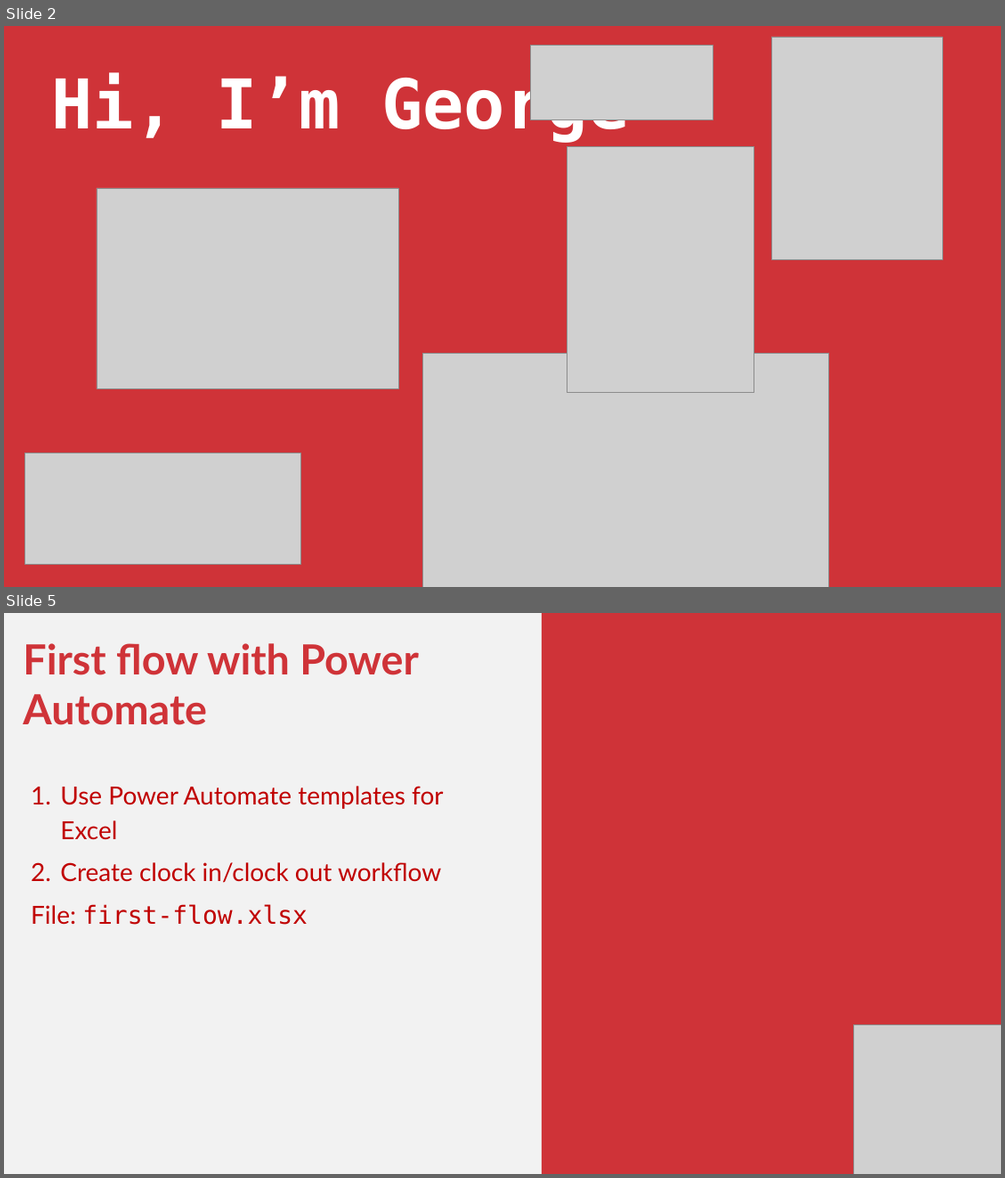
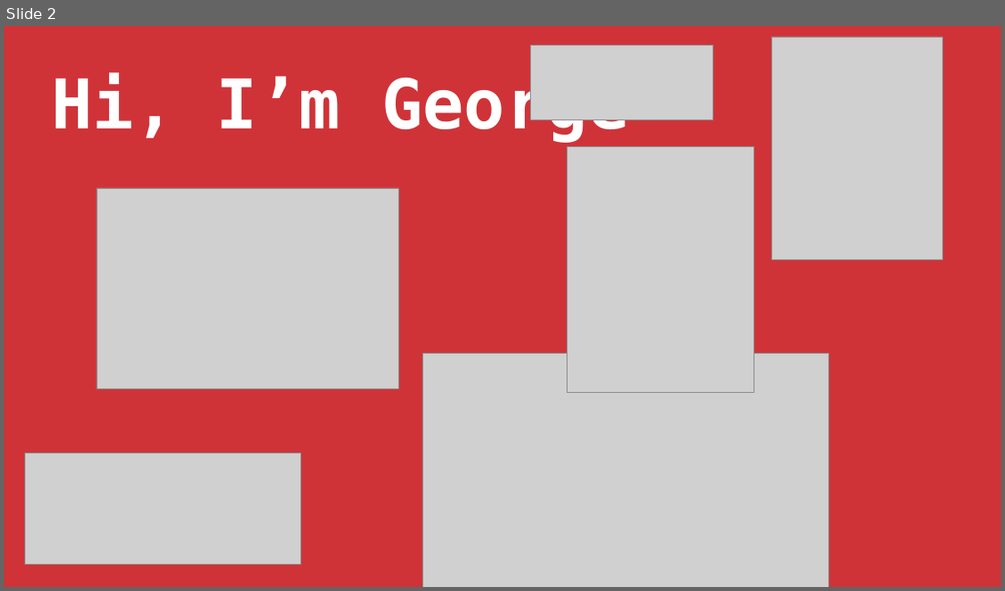
Before and after one commit to stringfestdata/profitable-ai-copilot-excel, a slide deck: intro-copilot-excel-stringfest.pptx. Shown one above the other, each under a label of ours: slides 2 and 5 before the commit, slide 2 after it; the slides between them are not shown. The pictures are 1005x1178 and 1005x591 pixels, drawn with LibreOffice and Linux fonts; fonts in the diff are those of the drawing; grey boxes stand for pictures. Boxes give left, top, right and bottom in pixels: in the first picture for what was removed or moved away, otherwise in the second. Text is boxed around its words. In the diff, an @@ line names an element or a change of style, - is before the commit and + after.

```diff
--- a/intro-copilot-excel-stringfest.pptx
+++ b/intro-copilot-excel-stringfest.pptx
@@ slide 5 removed at [4, 613, 1001, 1174], background #F2F2F2 @@
@@ rectangle removed at [542, 613, 1001, 1174] @@
@@ text removed at [23, 643, 443, 925] @@
-First flow with Power Automate
-1. Use Power Automate templates for Excel
-2. Create clock in/clock out workflow
-File: first-flow.xlsx
@@ picture removed at [853, 1024, 1001, 1174] @@
```
Also in this commit, not shown: 1 slide changed, 6 slides added, 2 other slides removed, 1 other file.
